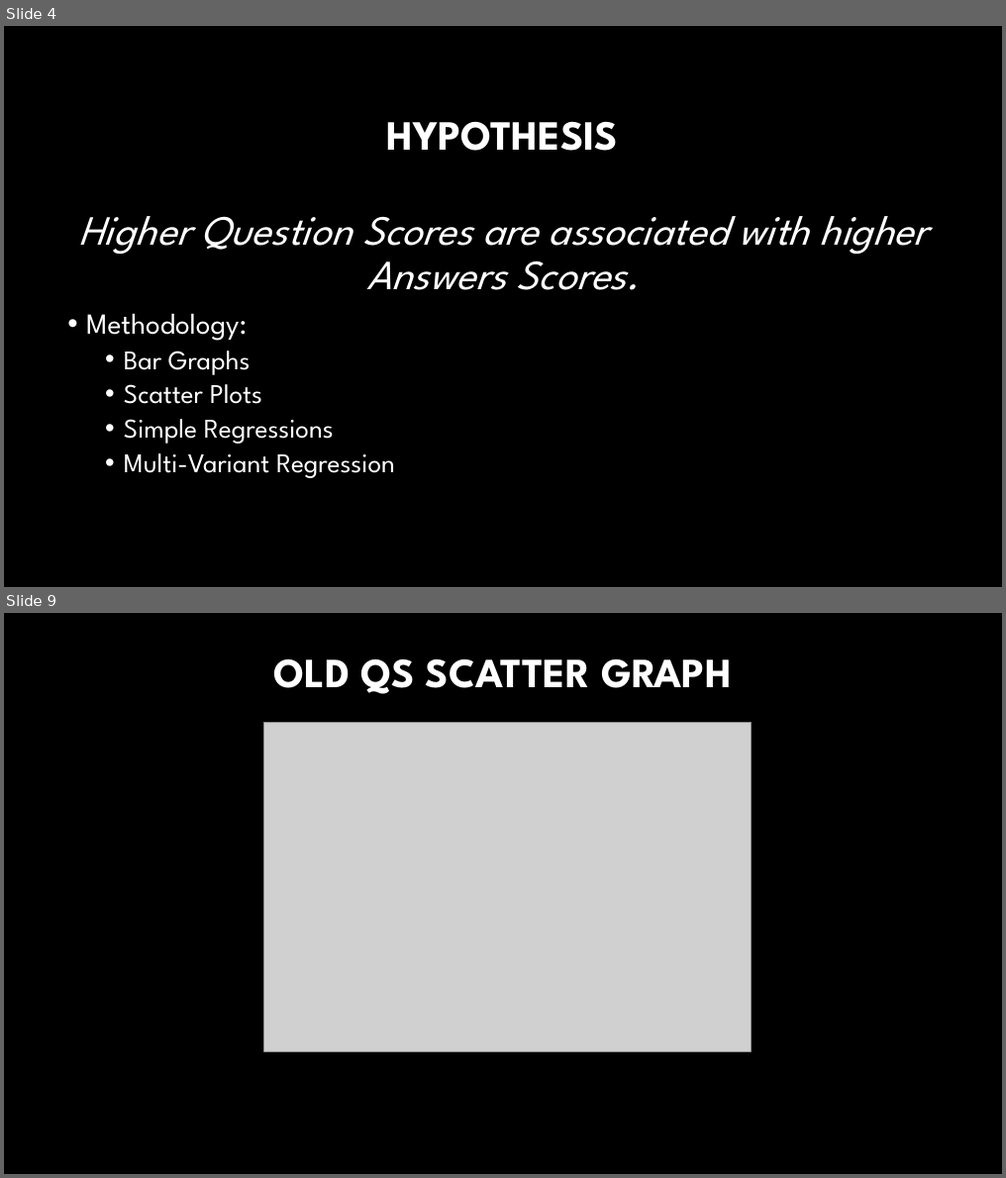
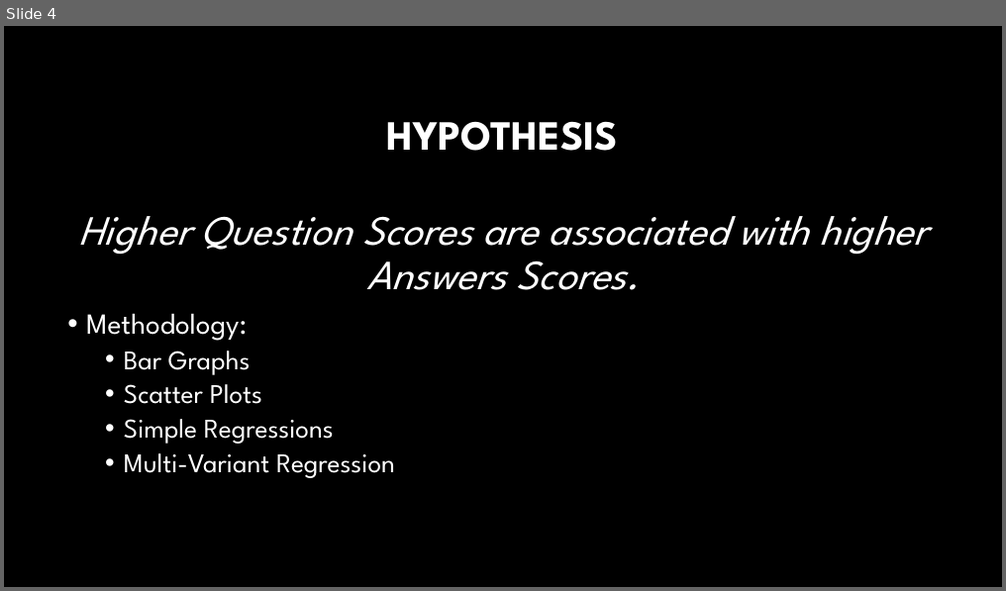
Before and after one commit to fosshie/tnn, a slide deck: PPAnalysis.pptx. Shown one above the other, each under a label of ours: slides 4 and 9 before the commit, slide 4 after it; the slides between them are not shown. The pictures are 1006x1178 and 1006x591 pixels, drawn with LibreOffice and Linux fonts; fonts in the diff are those of the drawing; grey boxes stand for pictures; background and template pictures are left out. Boxes give left, top, right and bottom in pixels: in the first picture for what was removed or moved away, otherwise in the second. Text is boxed around its words. In the diff, an @@ line names an element or a change of style, - is before the commit and + after.

```diff
--- a/PPAnalysis.pptx
+++ b/PPAnalysis.pptx
@@ slide 9 removed at (4,613,1002,1174), background #000000 @@
@@ title removed at (274,659,732,694) @@
-OLD QS SCATTER GRAPH
@@ picture removed at (263,722,751,1052) @@
```
Also in this commit, not shown: 3 slides changed, 5 slides added, 6 other slides removed, 2 other files.
